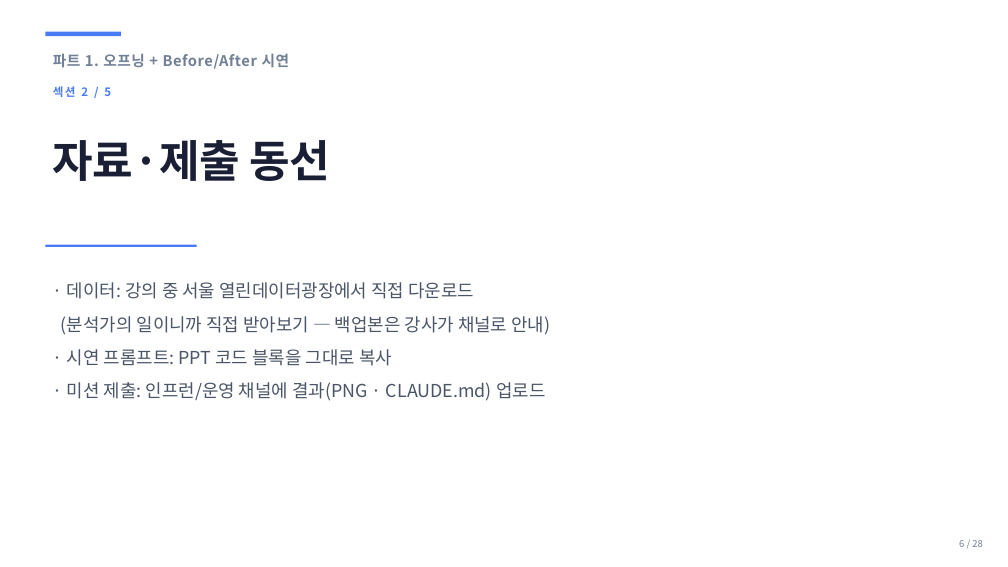
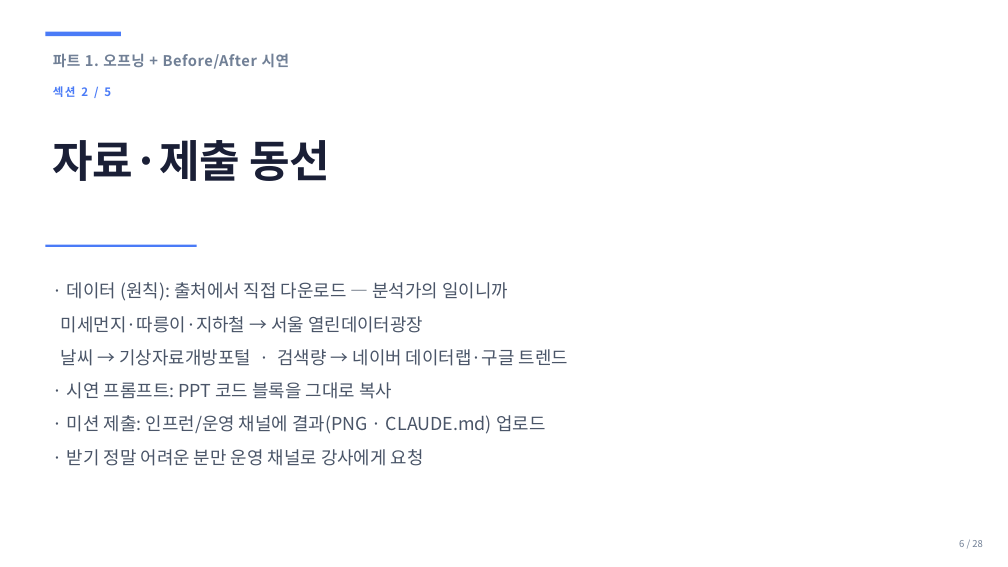
Before and after one commit to sujinpark-datapopcorn/inflearn_ccd_challenge, a slide deck: slide 6 of ppt/b2g_day1_setup.pptx. Drawn at 1008x567 pixels with LibreOffice and Linux fonts; fonts in the diff are those of the drawing. Boxes give left, top, right and bottom in pixels: in the first picture for what was removed or moved away, otherwise in the second. Text is boxed around its words. In the diff, an @@ line names an element or a change of style, - is before the commit and + after.

```diff
--- a/ppt/b2g_day1_setup.pptx
+++ b/ppt/b2g_day1_setup.pptx
@@ text at (61,282,568,366): text changed @@
-· 데이터: 강의 중 서울 열린데이터광장에서 직접 다운로드
-(분석가의 일이니까 직접 받아보기 — 백업본은 강사가 채널로 안내)
+· 데이터 (원칙): 출처에서 직접 다운로드 — 분석가의 일이니까
+미세먼지·따릉이·지하철 → 서울 열린데이터광장
+날씨 → 기상자료개방포털 · 검색량 → 네이버 데이터랩·구글 트렌드
@@ text at (67,449,424,466): paragraph added @@
+· 받기 정말 어려운 분만 운영 채널로 강사에게 요청
```
Also in this commit, not shown: 1 other slide changed, 8 other files.
